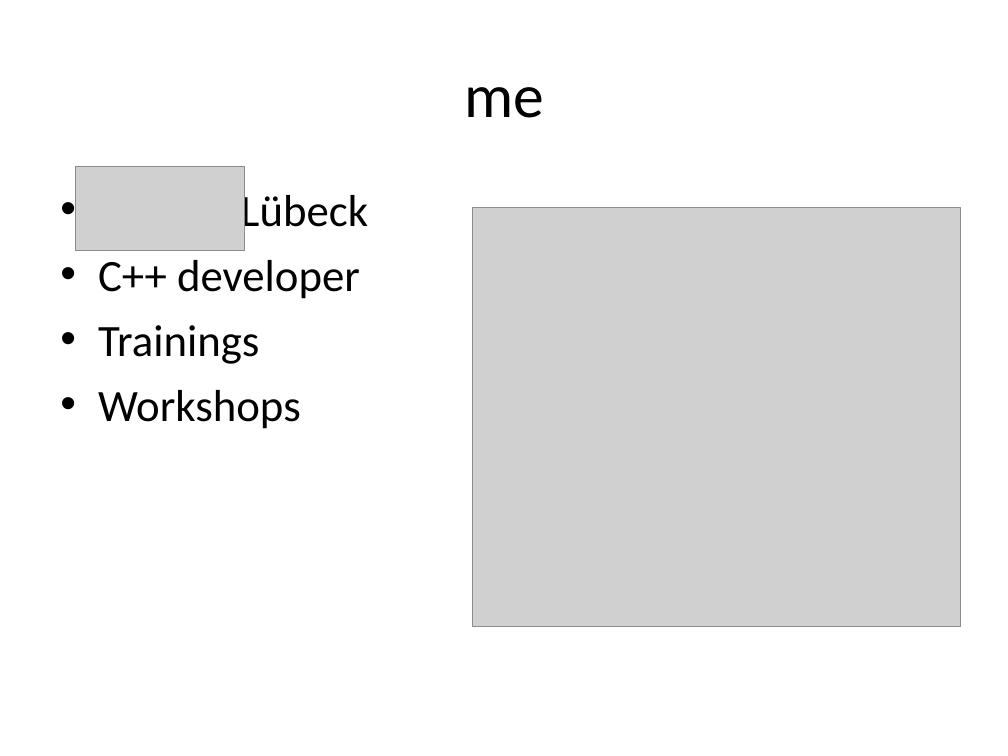
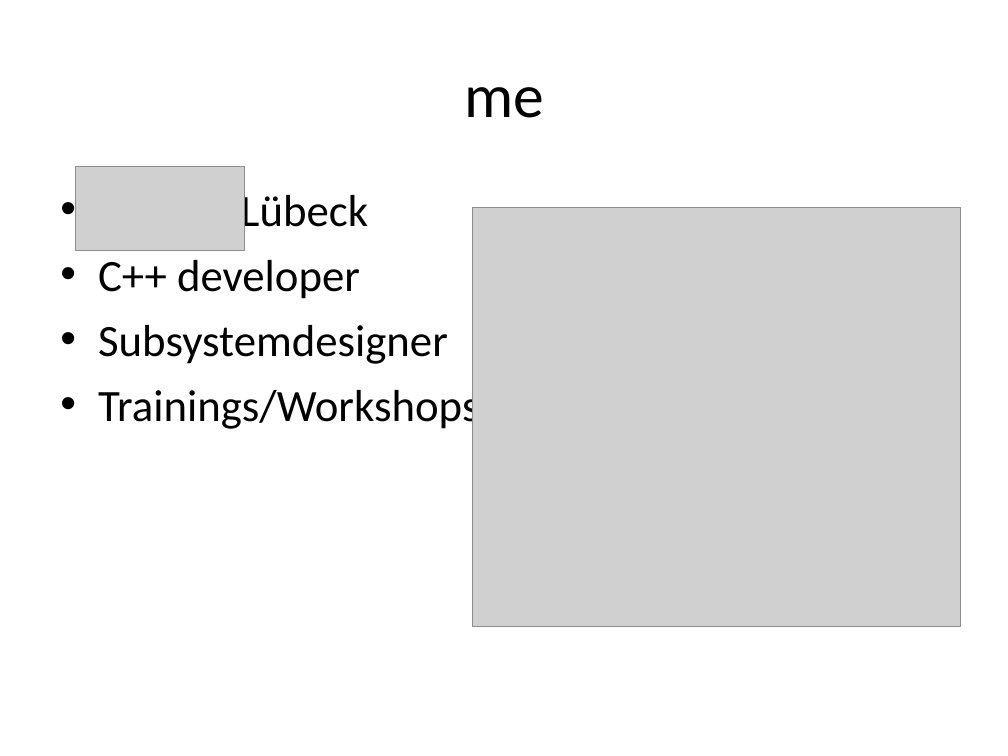
Before and after one commit to kamyu104/GofPatterns, a slide deck: slide 3 of Effective patterns.ppt. Drawn at 1008x756 pixels with LibreOffice and Linux fonts; fonts in the diff are those of the drawing; grey boxes stand for pictures. Boxes give left, top, right and bottom in pixels: in the first picture for what was removed or moved away, otherwise in the second. Text is boxed around its words. In the diff, an @@ line names an element or a change of style, - is before the commit and + after.

```diff
--- a/Effective patterns.ppt
+++ b/Effective patterns.ppt
@@ text at [98, 325, 479, 432]: text changed @@
-• Trainings
-• Workshops
+• Subsystemdesigner
+• Trainings/Workshops
```
Also in this commit, not shown: 6 other slides changed, 4 slides added, 3 slides removed, 1 other file.
